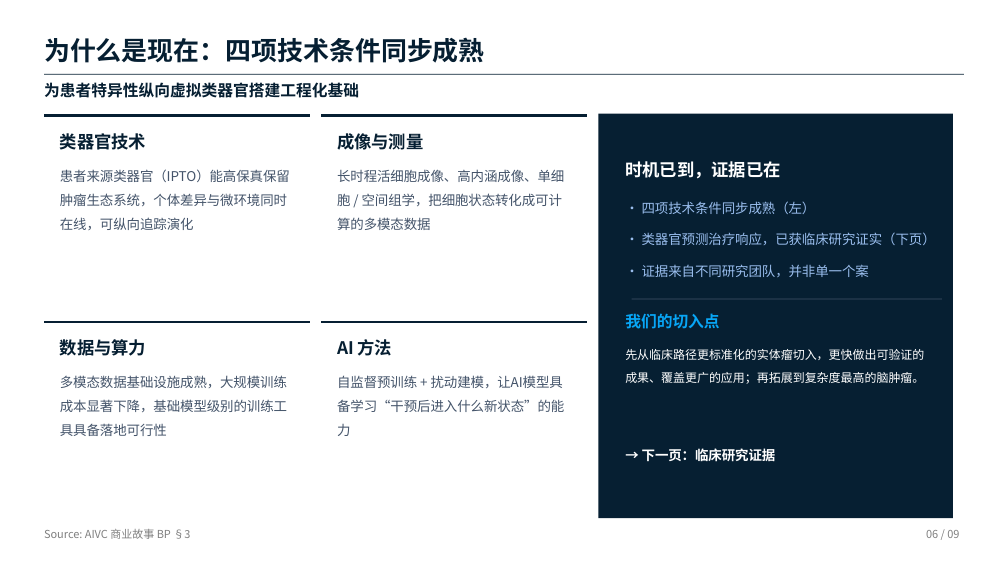
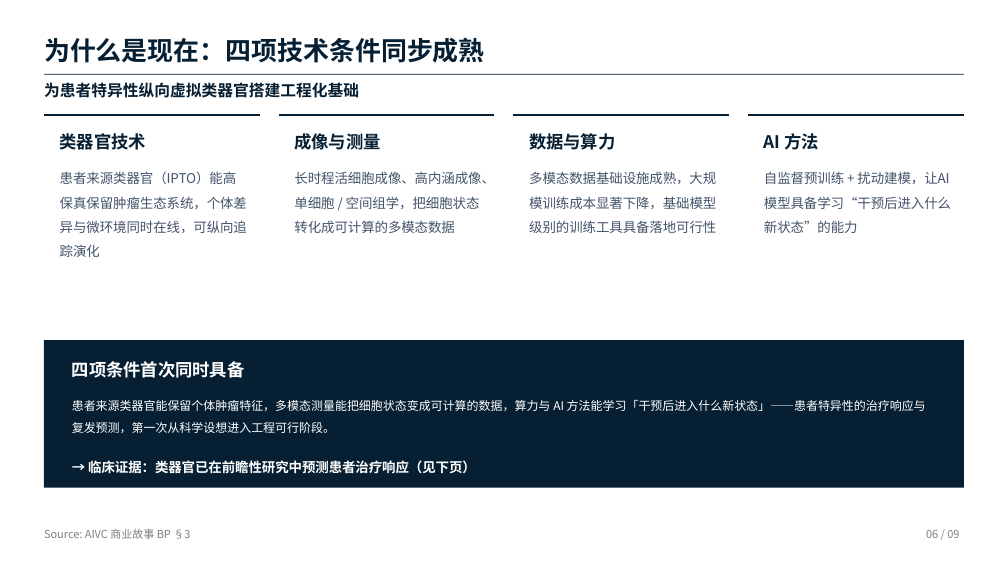
Before and after one commit to Milkar/businessPlan, a slide deck: slide 1 of slides/Vitoma_why_now_2pages_draft.pptx. Drawn at 1008x567 pixels with LibreOffice and Linux fonts; fonts in the diff are those of the drawing. Boxes give left, top, right and bottom in pixels: in the first picture for what was removed or moved away, otherwise in the second. Text is boxed around its words. In the diff, an @@ line names an element or a change of style, - is before the commit and + after.

```diff
--- a/slides/Vitoma_why_now_2pages_draft.pptx
+++ b/slides/Vitoma_why_now_2pages_draft.pptx
@@ freeform shape: place and size @@
-freeform shape at <box>44,114,310,312</box>
+freeform shape at <box>44,114,259,312</box>
@@ freeform shape: place and size @@
-freeform shape at <box>321,114,588,312</box>
+freeform shape at <box>279,114,495,312</box>
@@ freeform shape: place and size @@
-freeform shape at <box>44,321,310,518</box>
+freeform shape at <box>513,114,729,312</box>
@@ freeform shape: place and size @@
-freeform shape at <box>321,321,588,518</box>
+freeform shape at <box>748,114,963,312</box>
@@ text "成像与测量": place and size @@
-text "成像与测量" at <box>337,133,423,150</box>
+text "成像与测量" at <box>294,133,380,150</box>
@@ text "数据与算力": place and size @@
-text "数据与算力" at <box>60,339,146,356</box>
+text "数据与算力" at <box>529,133,615,150</box>
@@ text "AI 方法": place and size @@
-text "AI 方法" at <box>337,339,393,356</box>
+text "AI 方法" at <box>764,133,820,150</box>
@@ text "患者来源类器官（IPTO）能高保真保留肿瘤生态系统，个体差异与微环境同时在线，可纵向追踪演化" rewrapped from <box>60,169,290,230</box> to <box>60,171,247,257</box> @@
@@ text "长时程活细胞成像、高内涵成像、单细胞 / 空间组学，把细胞状态转化成可计算的多模态数据" rewrapped from <box>337,169,564,230</box> to <box>294,171,495,233</box> @@
@@ text "多模态数据基础设施成熟，大规模训练成本显著下降，基础模型级别的训练工具具备落地可行性" rewrapped from <box>60,375,287,436</box> to <box>529,171,716,233</box> @@
@@ text "自监督预训练 + 扰动建模，让AI模型具备学习“干预后进入什么新状态”的能力" rewrapped from <box>337,375,564,436</box> to <box>764,171,951,233</box> @@
@@ text removed at <box>642,201,816,214</box> @@
-· 四项技术条件同步成熟（左）
@@ text removed at <box>642,232,936,245</box> @@
-· 类器官预测治疗响应，已获临床研究证实（下页）
@@ text removed at <box>642,264,869,277</box> @@
-· 证据来自不同研究团队，并非单一个案
@@ rectangle removed at <box>631,299,941,299</box> @@
@@ text removed at <box>625,313,719,329</box> @@
-我们的切入点
@@ rectangle: place and size @@
-rectangle at <box>599,113,954,518</box>
+rectangle at <box>44,340,964,488</box>
@@ text at <box>72,361,245,378</box>: text changed @@
-时机已到，证据已在
+四项条件首次同时具备
@@ text at <box>72,400,926,433</box>: text changed @@
-先从临床路径更标准化的实体瘤切入，更快做出可验证的成果、覆盖更广的应用；再拓展到复杂度最高的脑肿瘤。
+患者来源类器官能保留个体肿瘤特征，多模态测量能把细胞状态变成可计算的数据，算力与 AI 方法能学习「干预后进入什么新状态」——患者特异性的治疗响应与复发预测，第一次从科学设想进入工程可行阶段。
@@ text at <box>88,460,476,474</box>: text changed @@
-→ 下一页：临床研究证据
+→ 临床证据：类器官已在前瞻性研究中预测患者治疗响应（见下页）
```
Also in this commit, not shown: 3 other files.
